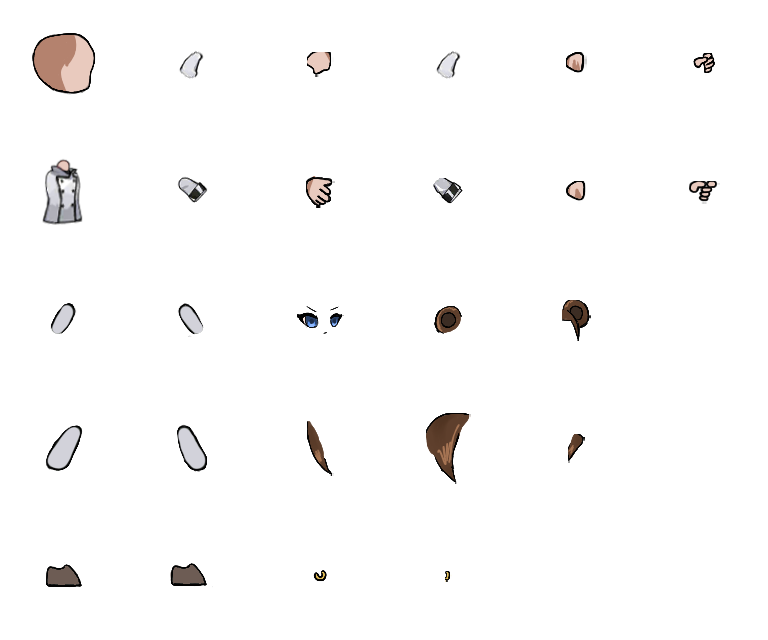
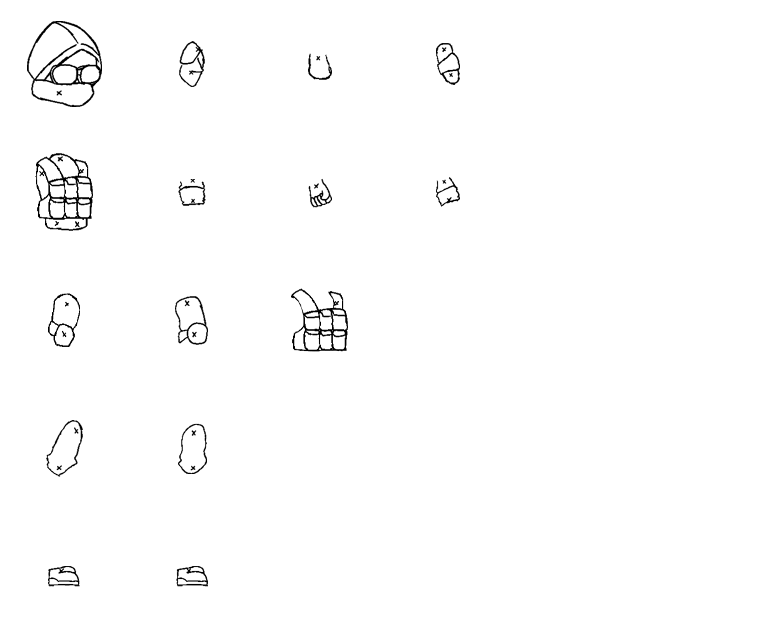
Before/after of a w=768, h=640 layered artwork. What changed in the layer stack:
added layer "Слой 51" above "Слой 52" over left=46, top=293, right=208, bottom=587
added layer "Слой 52" above "Слой 45" over left=291, top=288, right=348, bottom=352
added layer "Слой 45" above "Слой 37" over left=27, top=21, right=460, bottom=231
hid "Слой 37" over left=42, top=50, right=463, bottom=588
hid "Слой 1 копия 2" over left=32, top=33, right=720, bottom=582
